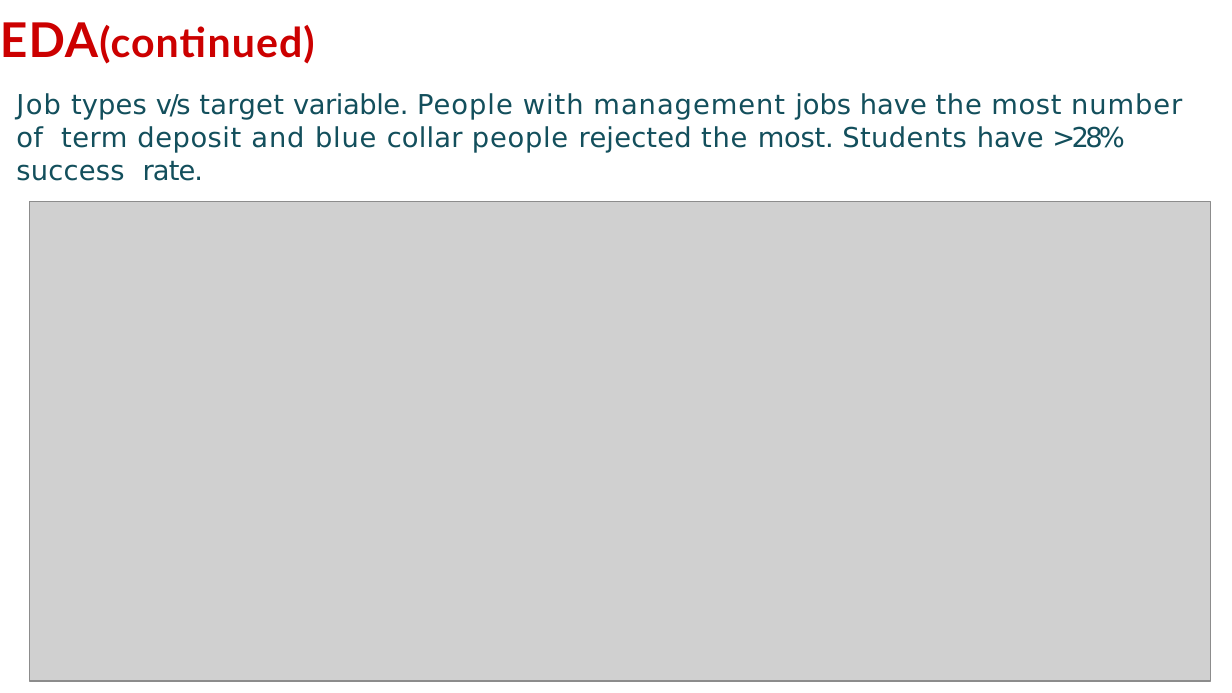
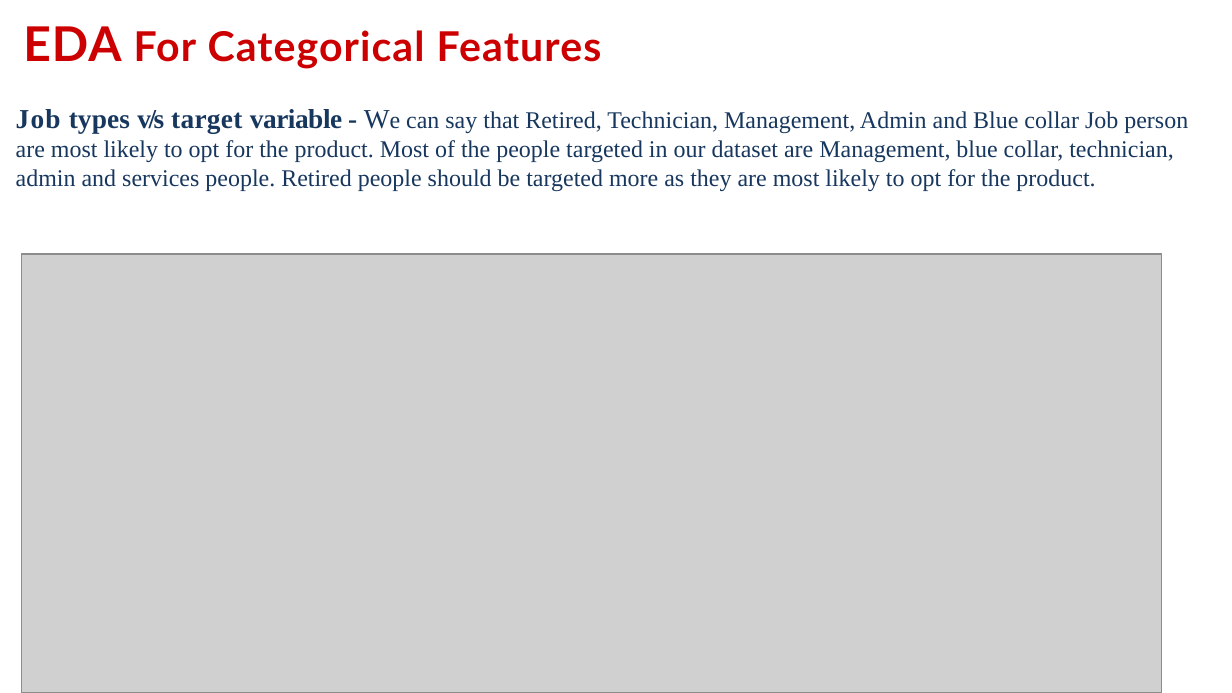
Before and after one commit to AnnayanB/SupervisedML_BankMarketingCampaigns, a slide deck: slide 6 of Presentation-Bank Marketing Effectiveness Prediction.pptx.pptx (slide 7 before the commit). Drawn at 1232x693 pixels with LibreOffice and Linux fonts; fonts in the diff are those of the drawing; grey boxes stand for pictures; background and template pictures are left out. Boxes give left, top, right and bottom in pixels: in the first picture for what was removed or moved away, otherwise in the second. Text is boxed around its words. In the diff, an @@ line names an element or a change of style, - is before the commit and + after.

```diff
--- a/Presentation-Bank Marketing Effectiveness Prediction.pptx.pptx
+++ b/Presentation-Bank Marketing Effectiveness Prediction.pptx.pptx
@@ text at box(23, 26, 602, 69): text changed @@
-EDA(continued)
+EDA For Categorical Features
@@ text at box(16, 109, 1188, 191): text changed; size 16 to 14 pt; font DejaVu Sans to Times New Roman; text colour #134F5C to #17375E @@
-Job types v/s target variable. People with management jobs have the most number of term deposit and blue collar people rejected the most. Students have >28% success rate.
+Job types v/s target variable - We can say that Retired, Technician, Management, Admin and Blue collar Job person are most likely to opt for the product. Most of the people targeted in our dataset are Management, blue collar, technician, admin and services people. Retired people should be targeted more as they are most likely to opt for the product.
@@ picture: place and size @@
-picture at box(30, 202, 1211, 681)
+picture at box(22, 254, 1162, 692)
```
Also in this commit, not shown: 17 other slides changed, 9 slides added, 4 slides removed.
